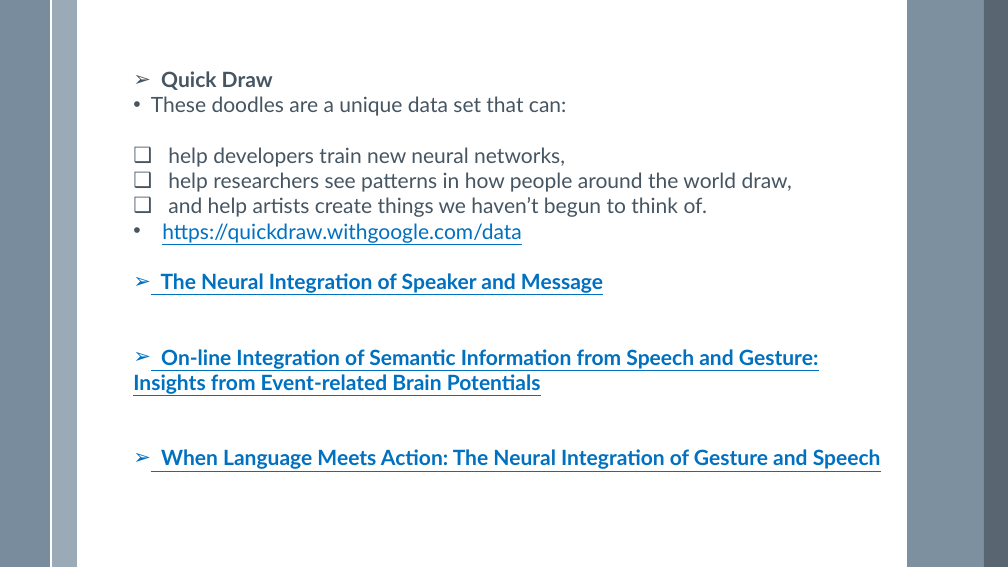
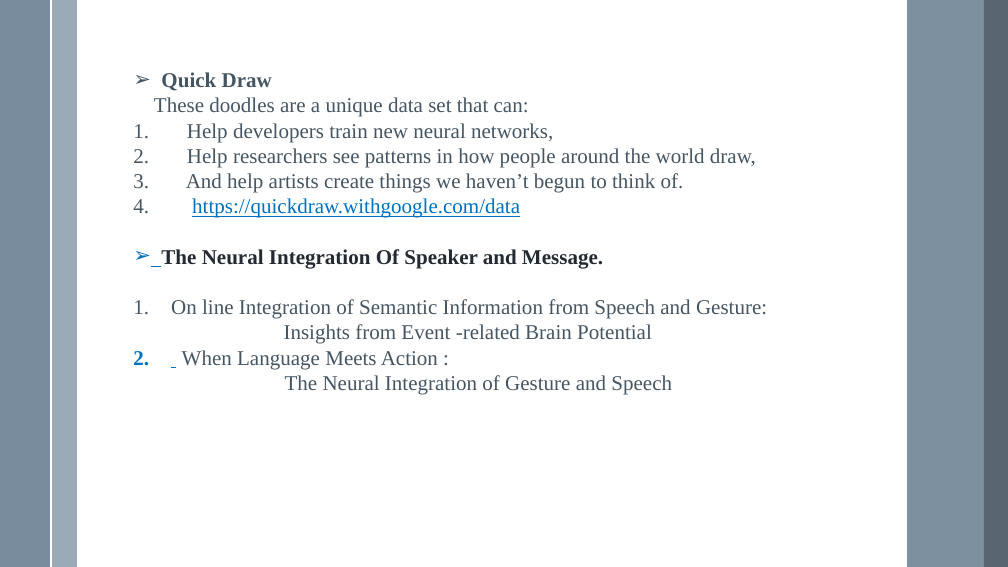
Before and after one commit to VarunBohara/Mini-Project-Documents, a slide deck: slide 5 of Ideas -- v3.0.pptx. Drawn at 1008x567 pixels with LibreOffice and Linux fonts; fonts in the diff are those of the drawing. Boxes give left, top, right and bottom in pixels: in the first picture for what was removed or moved away, otherwise in the second. Text is boxed around its words. In the diff, an @@ line names an element or a change of style, - is before the commit and + after.

```diff
--- a/Ideas -- v3.0.pptx
+++ b/Ideas -- v3.0.pptx
@@ text at [154, 72, 529, 218]: font Lato to Times New Roman in "Quick Draw", "These doodles are a unique data set ...", "https://quickdraw.withgoogle.com/data"; bullet • to none; bullet • to 1. @@
@@ text at [186, 123, 756, 193]: text changed; font Lato to Times New Roman @@
-❑ help developers train new neural networks,
-❑ help researchers see patterns in how people around the world draw,
-❑ and help artists create things we haven’t begun to think of.
+1. Help developers train new neural networks,
+2. Help researchers see patterns in how people around the world draw,
+3. And help artists create things we haven’t begun to think of.
@@ text at [161, 249, 767, 395]: text changed; font Lato to Times New Roman; text colour #0070C0 to #465562; bold off @@
-➢ The Neural Integration of Speaker and Message
-➢ On-line Integration of Semantic Information from Speech and Gesture: Insights from Event-related Brain Potentials
-➢ When Language Meets Action: The Neural Integration of Gesture and Speech
+➢ The Neural Integration Of Speaker and Message.
+1. On line Integration of Semantic Information from Speech and Gesture:
+      Insights from Event -related Brain Potential
+2. When Language Meets Action :
+The Neural Integration of Gesture and Speech
```
Also in this commit, not shown: 4 other slides changed.
